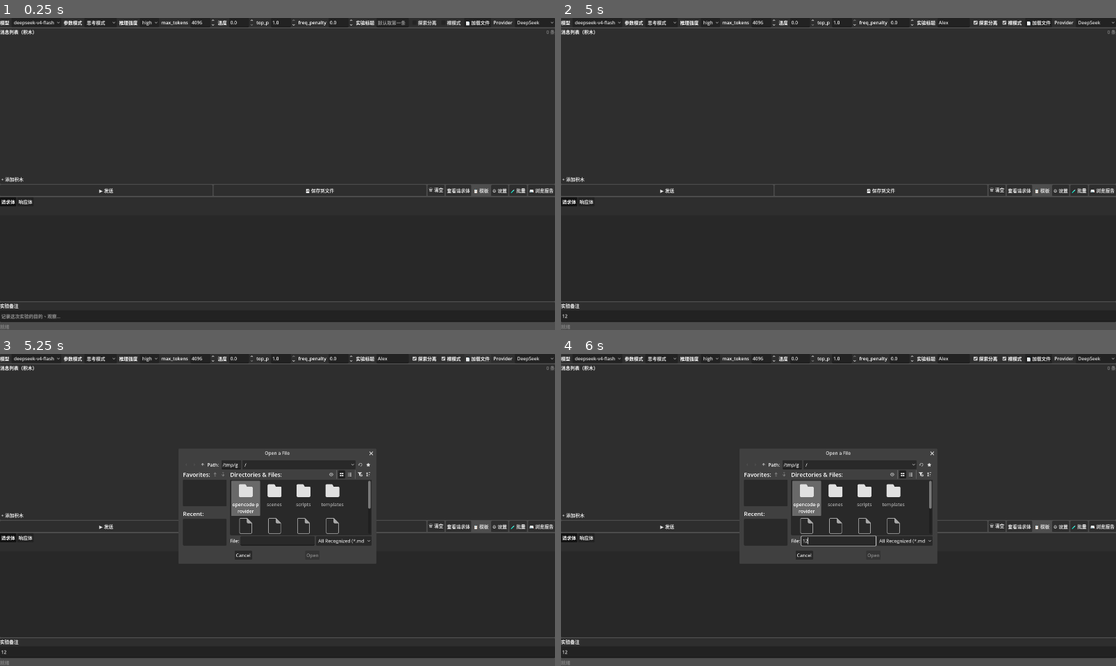
Above: before the commit, frames 1-4 (two rows, left to right).
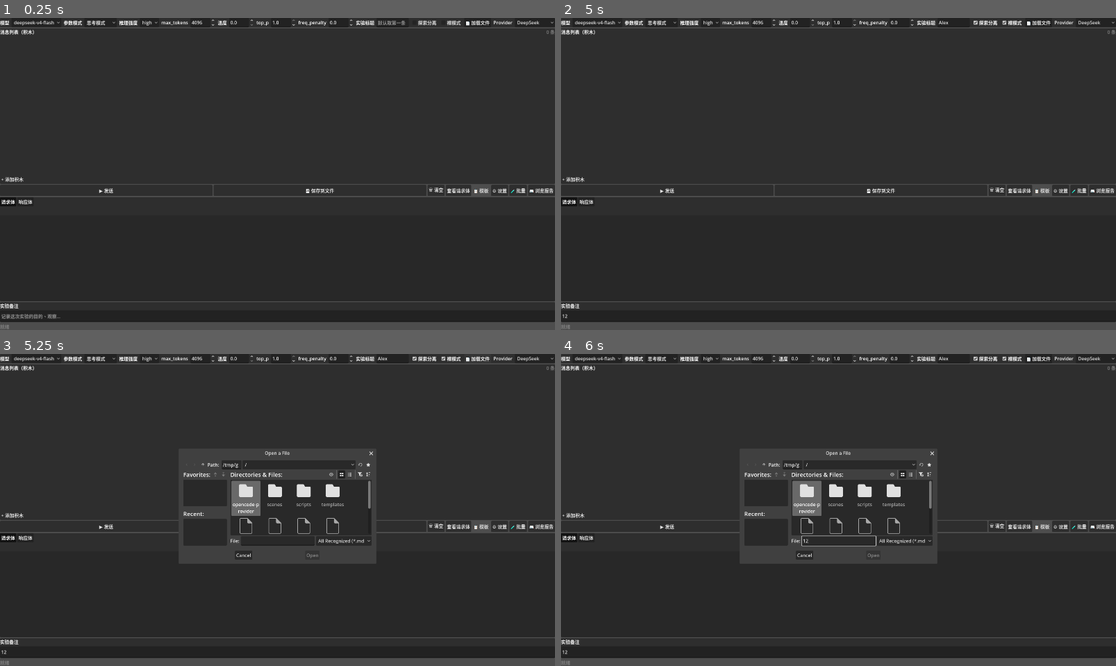
Above: after the commit, the same moments.

Repository: fkyah3/experiment-console
Game: Godot game, scene res://scenes/ExperimentPanel.tscn
Two runs of this game, one before a commit and one after it. Both use one fixed random seed, a clock stepped at 60 frames per second and the inputs below.
Inputs (mouse positions are in pixels of both pictures, inside the frame that each line leads up to):
- Up to frame 1 (0.25 s): no input
- Up to frame 2 (5 s): click (955, 21) at 0.52 s; type "Alex" at 0.6 s; click (838, 317) at 0.75 s; type "12" at 0.83 s; click "deepseek-v4-flash" at 1.25 s; click "思考模式" at 2 s; click "high" at 2.75 s; click "探索分离" at 3.5 s; click "裸模式" at 4.25 s
- Up to frame 3 (5.25 s): click "📄 加载文件" at 5 s
- Up to frame 4 (6 s): click (838, 541) at 5.77 s; type "12" at 5.85 s

Frames 1-2 are identical in both runs. In frame 3, 0.4% of the frame differs, in the area x 33-62%, y 34-66%; in frame 4, 0.4%.

Commit message:
fix: 迁移旧版 api_key 到 deepseek_key
_config.init 中新增 _migrate_legacy_key():
读取旧 config 中的 api.key 字段，
如果 deepseek_key 为空且旧 key 非空，则复制到 deepseek_key 并保存。
确保用户已有的 DeepSeek key 不丢失。

Diff:
--- a/scripts/ConfigManager.gd
+++ b/scripts/ConfigManager.gd
@@ -19,6 +19,17 @@
 
 func _init() -> void:
 	load_config()
+	_migrate_legacy_key()
+
+
+func _migrate_legacy_key() -> void:
+	if deepseek_key.is_empty():
+		var cfg := ConfigFile.new()
+		if cfg.load(config_path) == OK:
+			var old_key := cfg.get_value("api", "key", "")
+			if not old_key.is_empty():
+				deepseek_key = old_key
+				save_config()
 
 
 func load_config() -> void:
